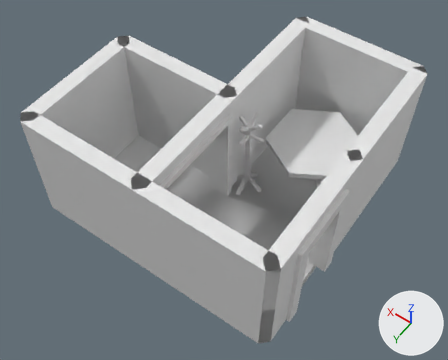
An edit to the FBX model Assets/Models/Remastered Models/Level 1/Level_1_0_Start.fbx, drawn before and after from the same camera.
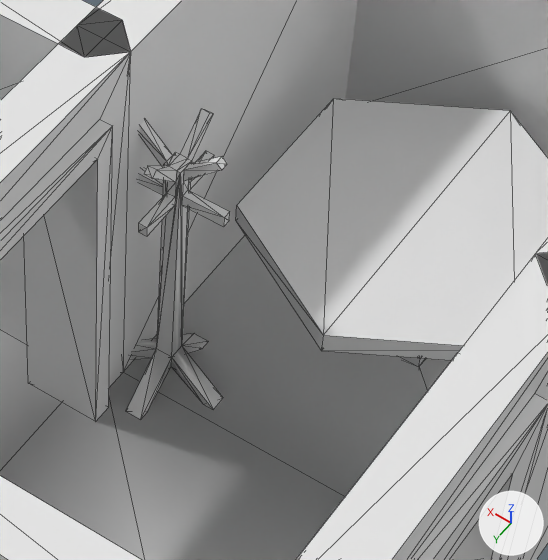
Each version is shown whole from a 50 mm lens placed at (-4.67, 4.28, 8.2), pointed at (-1.19, -0.59, 0.56), then close up on the part from 45% to 78% of the width and 23% to 65% of the height. Arrows for +X, +Y and +Z are at lower right; the lights stay in place. The close-ups show mesh edges as thin lines. Materials are left out; every surface is plain grey. Where no turn or scale is listed for an object, it has been applied to the vertices. Vertices at the same position are counted once.

Names of what the first close-up shows: 'mergedBlocks'.
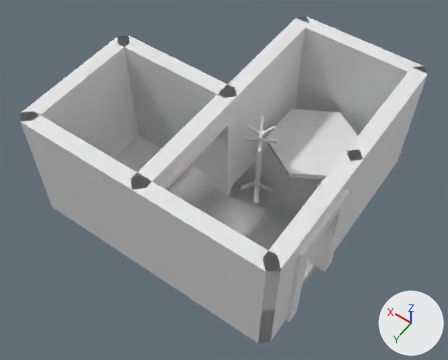
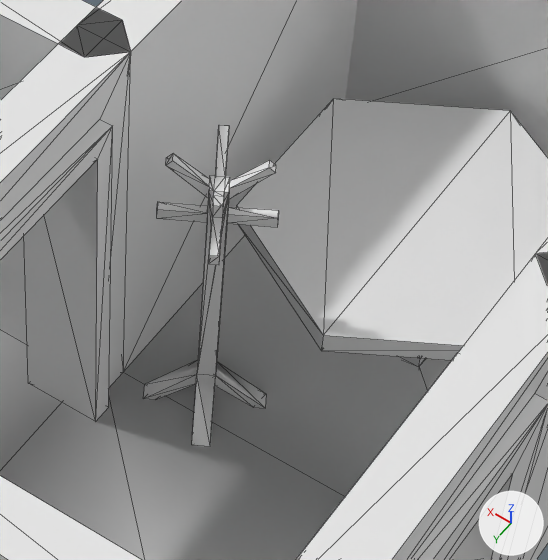
Patch to the scene script:
```diff
--- a/Assets/Models/Remastered Models/Level 1/Level_1_0_Start.fbx.py
+++ b/Assets/Models/Remastered Models/Level 1/Level_1_0_Start.fbx.py
@@ me_mesh @@
 me_mesh.from_pydata(...)  # 296 vertices, 582 faces; spans x -3.19..1.12, y -3.12..1.13, z -0.2..2.0
 # used by ob_mergedblocks; location = (0.0, 0.0, 0.0)
+# me_mesh part 1: the loose piece of 92 vertices spanning x -1.57..-1.03, y -1.37..-0.83, z 0.0..1.54 is turned 30 degrees about the z axis through its middle, then moved by (-0.2, 0.0, 0.0)
```

Pixel boxes [x1, y1, x2, y2] of what changed, in the close-ups (548 x 560 px; the box of a moved part takes in the faces that stretch with it):
part 1 of me_mesh, moved or reshaped: before [126, 109, 230, 420]; after [143, 125, 279, 446]
